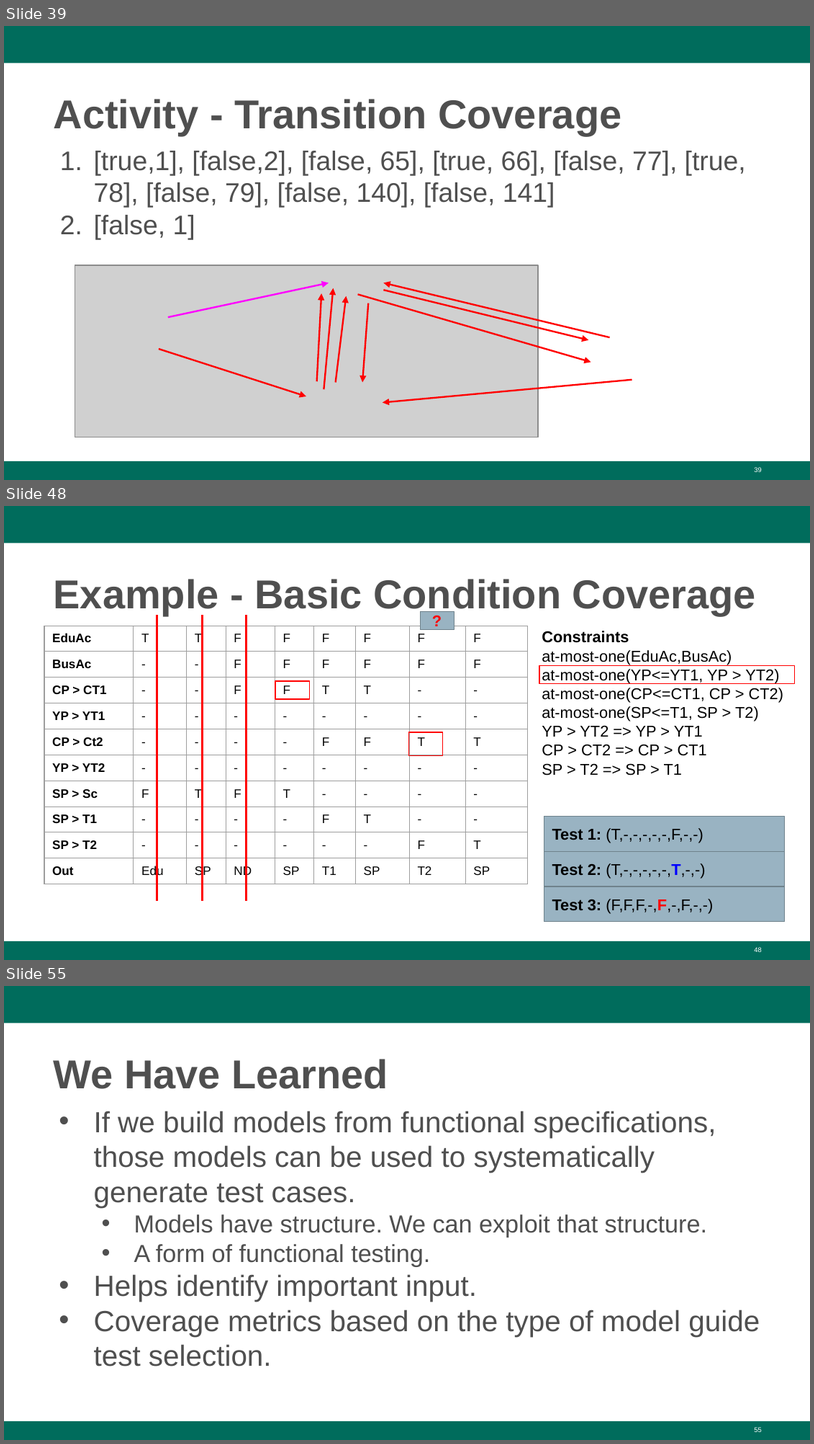
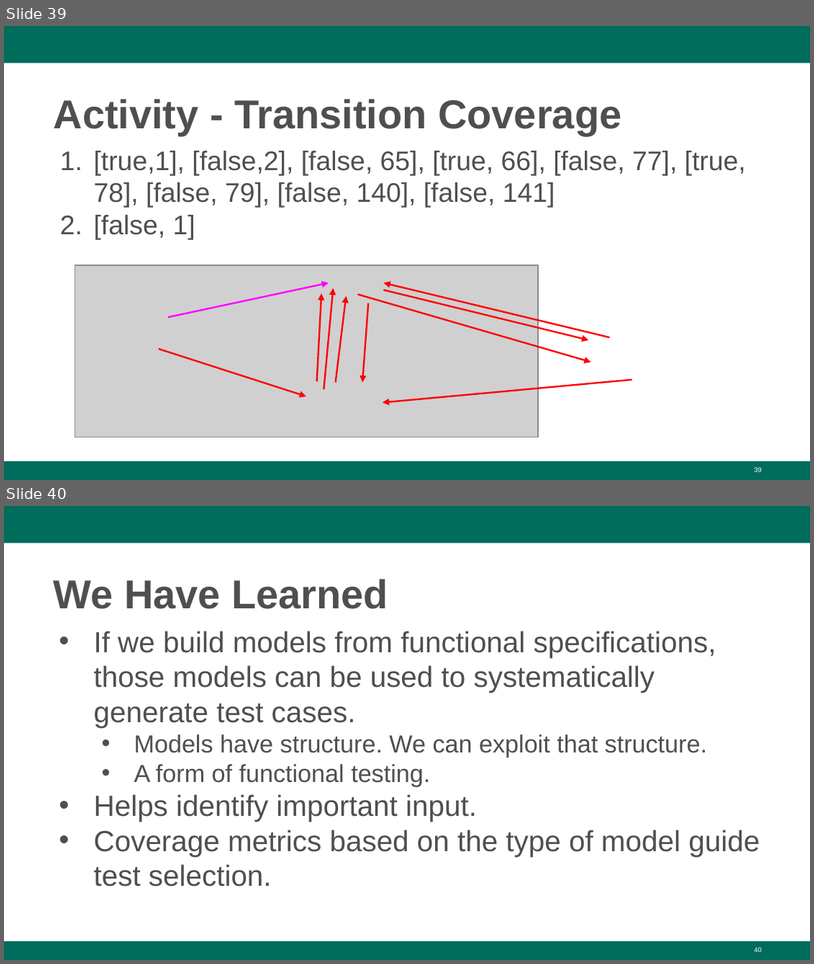
Before and after one commit to Greg4cr/Greg4cr.github.io, a slide deck: courses/spring20dit635/Lectures/Spring20-Lecture13-ModelTesting.pptx. Shown one above the other, each under a label of ours: slides 39, 48 and 55 before the commit, slides 39 and 40 after it; the slides between them are not shown. The pictures are 814x1444 and 814x964 pixels, drawn with LibreOffice and Linux fonts; fonts in the diff are those of the drawing; grey boxes stand for pictures; background and template pictures are left out. Boxes give left, top, right and bottom in pixels: in the first picture for what was removed or moved away, otherwise in the second. Text is boxed around its words. In the diff, an @@ line names an element or a change of style, - is before the commit and + after.

```diff
--- a/courses/spring20dit635/Lectures/Spring20-Lecture13-ModelTesting.pptx
+++ b/courses/spring20dit635/Lectures/Spring20-Lecture13-ModelTesting.pptx
@@ slide 48 removed at [4,506,810,960], background #FFFFFF; not listed: 2 template elements that a slide beside it also shows @@
@@ title removed at [54,579,756,615] @@
-Example - Basic Condition Coverage
@@ rectangle removed at [420,612,454,629] @@
-?
@@ table removed at [44,626,529,890], 10 rows, 9 columns @@
-EduAc | T | T | F | F | F | F | F | F
-BusAc | - | - | F | F | F | F | F | F
-CP > CT1 | - | - | F | F | T | T | - | -
-YP > YT1 | - | - | - | - | - | - | - | -
-CP > Ct2 | - | - | - | - | F | F | T | T
-YP > YT2 | - | - | - | - | - | - | - | -
-SP > Sc | F | T | F | T | - | - | - | -
-SP > T1 | - | - | - | - | F | T | - | -
-SP > T2 | - | - | - | - | - | - | F | T
-Out | Edu | SP | ND | SP | T1 | SP | T2 | SP
@@ line removed from (157, 615) to (157, 901) @@
@@ line removed from (203, 615) to (203, 901) @@
@@ line removed from (247, 615) to (247, 901) @@
@@ text removed at [542,631,784,775] @@
-Constraints
-at-most-one(EduAc,BusAc)
-at-most-one(YP<=YT1, YP > YT2)
-at-most-one(CP<=CT1, CP > CT2)
-at-most-one(SP<=T1, SP > T2)
-YP > YT2 => YP > YT1
-CP > CT2 => CP > CT1
-SP > T2 => SP > T1
@@ rectangle removed at [540,666,795,683] @@
@@ rectangle removed at [275,681,309,699] @@
@@ rectangle removed at [409,732,442,755] @@
@@ rectangle removed at [544,816,784,851] @@
-Test 1: (T,-,-,-,-,-,F,-,-)
@@ rectangle removed at [544,851,784,887] @@
-Test 2: (T,-,-,-,-,-,T,-,-)
@@ rectangle removed at [544,887,784,922] @@
-Test 3: (F,F,F,-,F,-,F,-,-)
@@ page number removed at [754,947,761,952] @@
-48
@@ what was slide 55 is now slide 40 @@
@@ page number at [754,947,761,952]: text changed @@
-55
+40
```
Also in this commit, not shown: 1 slide changed, 14 other slides removed, 5 other files.
